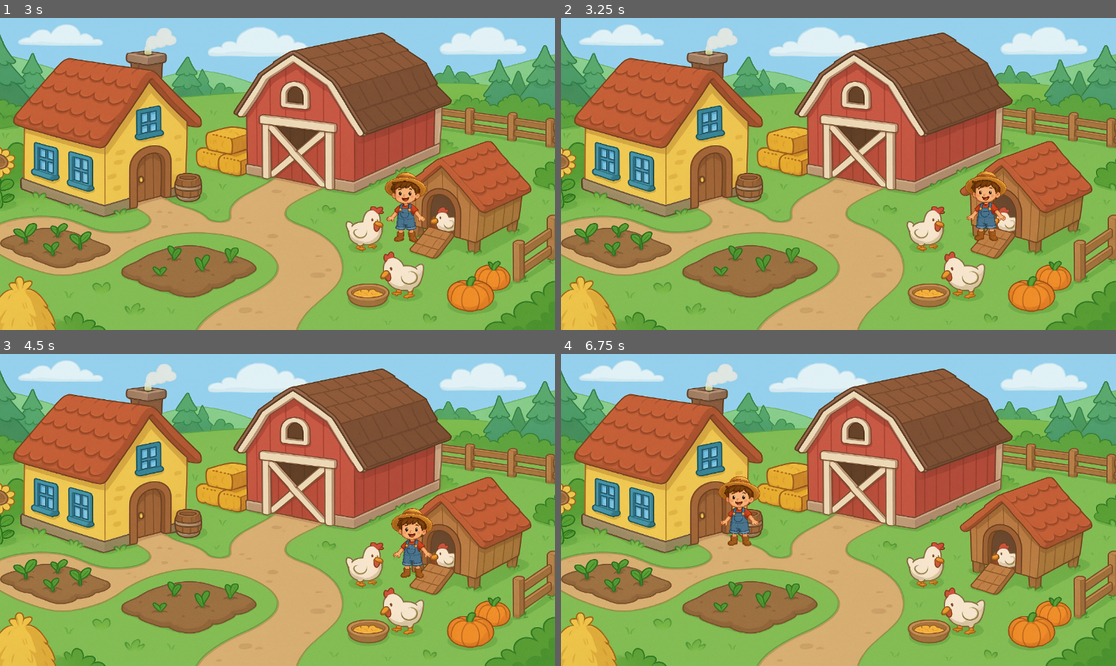
Above: before the commit, frames 1-4 (two rows, left to right).
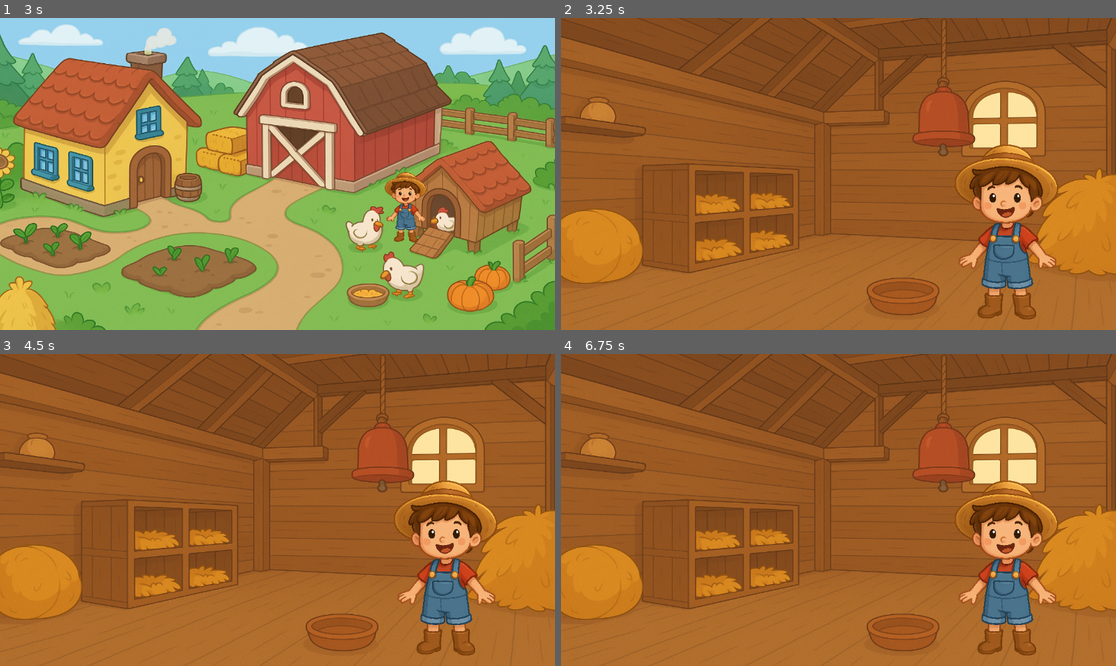
Above: after the commit, the same moments.

Repository: Lexizz7/projeto-tcc
Game: Godot game, scene res://levels/farm/farm.tscn
Same seed, same stepped clock (60 frames per second), same inputs: the game is played once before the commit and once after it.
Inputs (mouse positions are in pixels of both pictures, inside the frame that each line leads up to):
- Up to frame 1 (3 s): tap Enter at 0.5 s; move the mouse to (111, 120) at 0.52 s; click (111, 120) at 0.67 s; move the mouse to (333, 108) at 1.27 s; click (333, 108) at 1.42 s; move the mouse to (466, 211) at 2.02 s; click (466, 211) at 2.17 s; move the mouse to (249, 236) at 2.77 s; click (249, 236) at 2.92 s
- Up to frame 2 (3.25 s): no input
- Up to frame 3 (4.5 s): tap Space at 3.5 s; move the mouse to (444, 556) at 3.52 s; click (444, 556) at 3.67 s; tap Enter at 4.25 s; move the mouse to (111, 463) at 4.27 s; click (111, 463) at 4.42 s
- Up to frame 4 (6.75 s): move the mouse to (866, 510) at 5.02 s; click (866, 510) at 5.17 s; tap Space at 5.75 s; move the mouse to (755, 432) at 5.77 s; click (755, 432) at 5.92 s; move the mouse to (960, 494) at 6.52 s; click (960, 494) at 6.67 s

Frame 1 is identical in both runs. In frame 2, 93% of the frame differs, in the area x 0-100%, y 0-100%; in frame 3, 93%; in frame 4, 93%.

Commit message:
added chickencoop scene

Diff:
--- /dev/null
+++ b/levels/chicken_coop/chicken_coop.tscn
@@ -0,0 +1,17 @@
+[gd_scene load_steps=3 format=3 uid="uid://bv6bnceededeb"]
+
+[ext_resource type="Texture2D" uid="uid://64y6x8wjg43c" path="res://levels/chicken_coop/assets/chicken_coop.png" id="1_rhhhj"]
+[ext_resource type="PackedScene" uid="uid://cvwwjtyn0p2j8" path="res://characters/player/player.tscn" id="2_h8uxh"]
+
+[node name="ChickenCoop" type="Node2D"]
+
+[node name="Camera2D" type="Camera2D" parent="."]
+
+[node name="Sprite2D" type="Sprite2D" parent="Camera2D"]
+position = Vector2(1.5, 4.5)
+scale = Vector2(0.753255, 0.643555)
+texture = ExtResource("1_rhhhj")
+
+[node name="Player" parent="." instance=ExtResource("2_h8uxh")]
+position = Vector2(353, 304)
+scale = Vector2(2.5, 2.5)
--- a/levels/farm/chickencoop.gd
+++ b/levels/farm/chickencoop.gd
@@ -4,4 +4,5 @@
 
 func _input_event(viewport, event, shape_idx):
 	if event is InputEventMouseButton and event.pressed:
-		player.walk_to(global_position)
+		await player.walk_to(global_position)
+		get_tree().change_scene_to_file("res://levels/chicken_coop/chicken_coop.tscn")
--- a/levels/farm/house.gd
+++ b/levels/farm/house.gd
@@ -5,4 +5,3 @@
 func _input_event(viewport, event, shape_idx):
 	if event is InputEventMouseButton and event.pressed:
 		await player.walk_to(global_position)
-		print('teste')
Binary file added: levels/chicken_coop/assets/chicken_coop.png
Not shown, added: levels/chicken_coop/assets/chicken_coop.png.import
